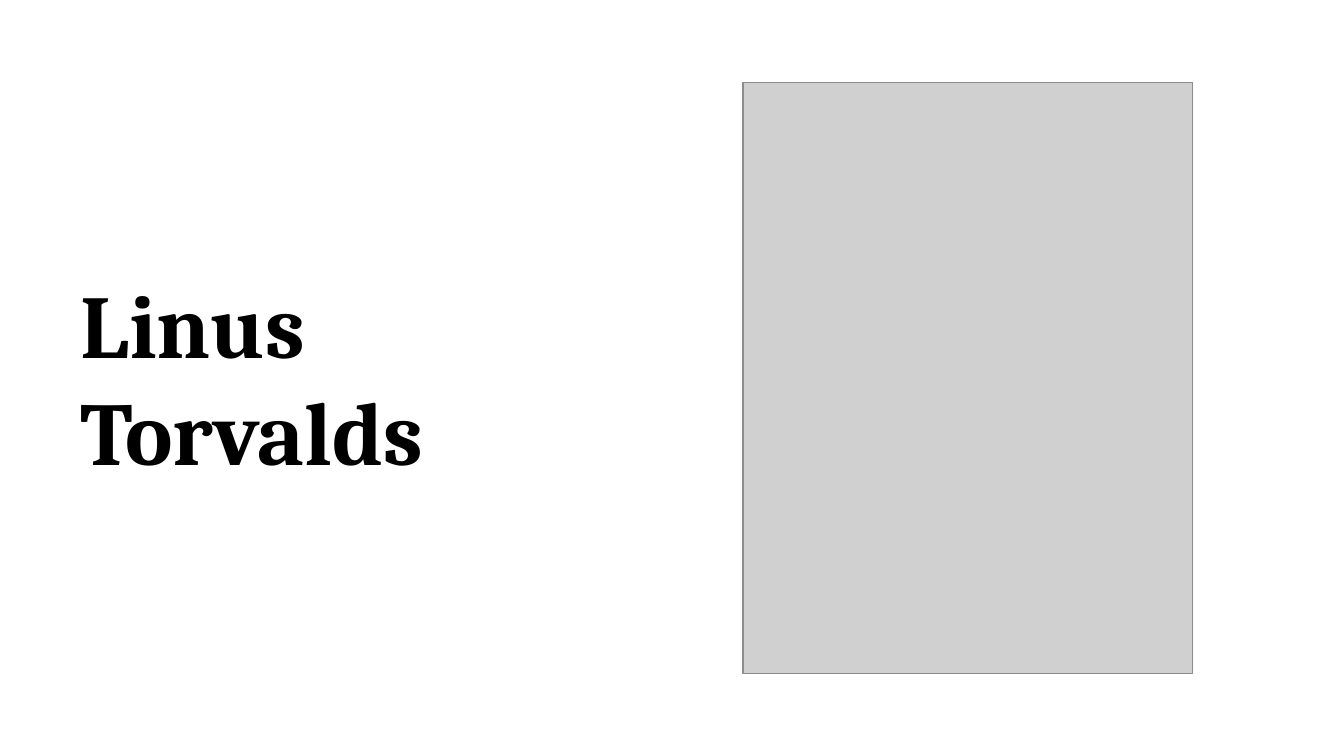
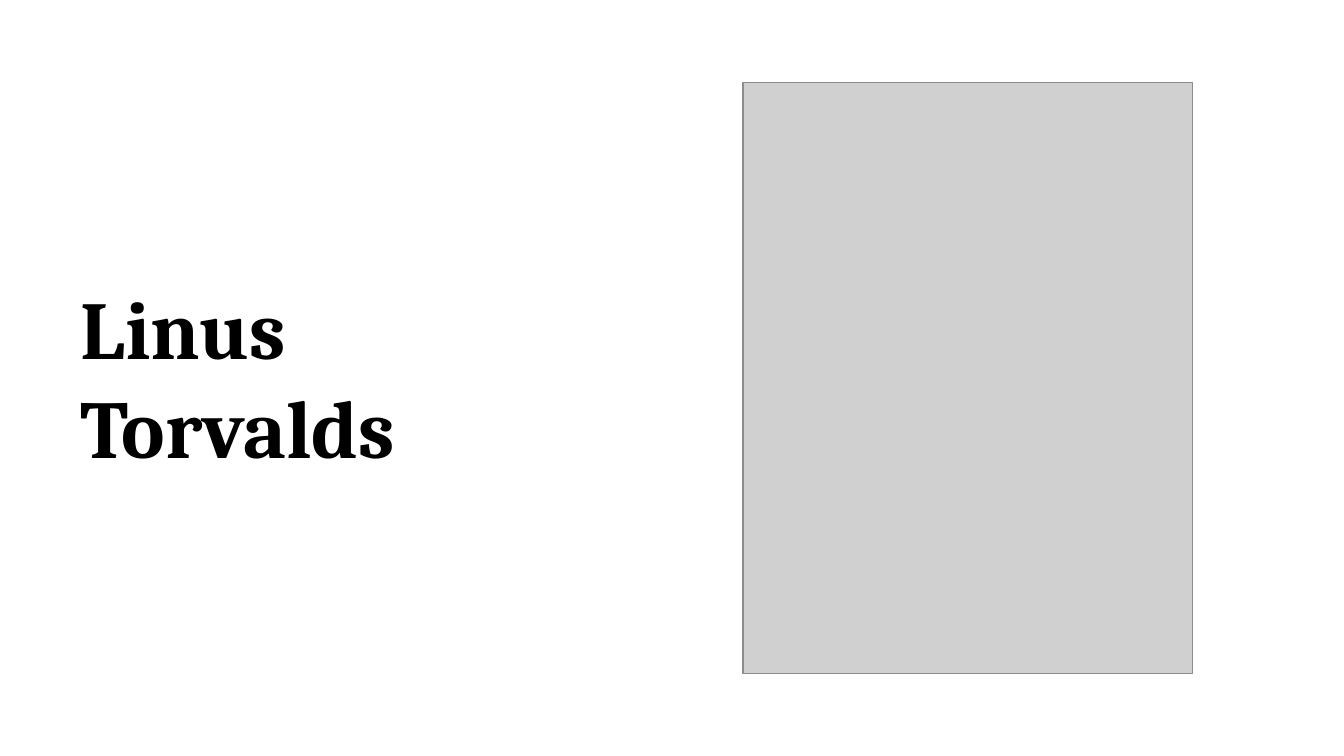
Before and after one commit to promilek2/Najs, a slide deck: slide 1 of Linus_Torvalds.pptx. Drawn at 1344x756 pixels with LibreOffice and Linux fonts; fonts in the diff are those of the drawing; grey boxes stand for pictures. Boxes give left, top, right and bottom in pixels: in the first picture for what was removed or moved away, otherwise in the second. Text is boxed around its words. In the diff, an @@ line names an element or a change of style, - is before the commit and + after.

```diff
--- a/Linus_Torvalds.pptx
+++ b/Linus_Torvalds.pptx
@@ text "Linus Torvalds" at (81, 302, 396, 459): size 48 to 44 pt @@
```
Also in this commit, not shown: 4 other slides changed, 3 slides added.
